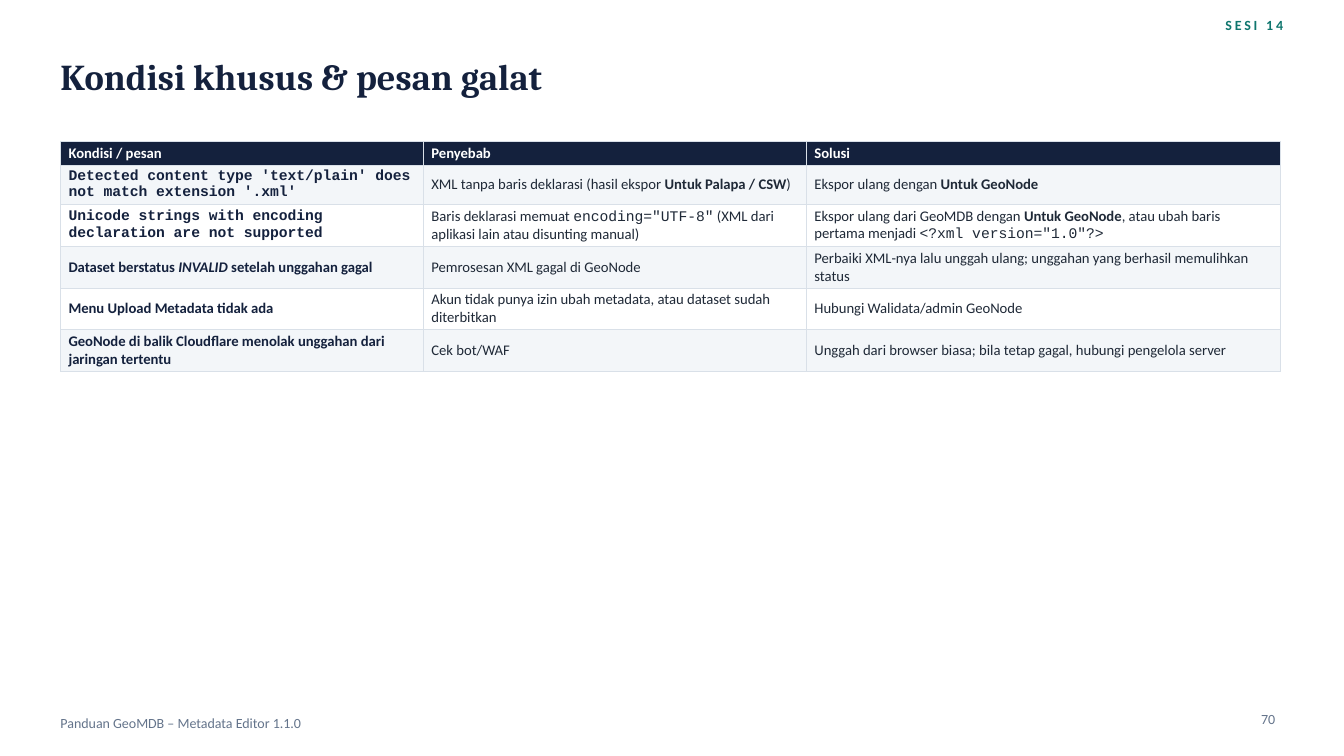
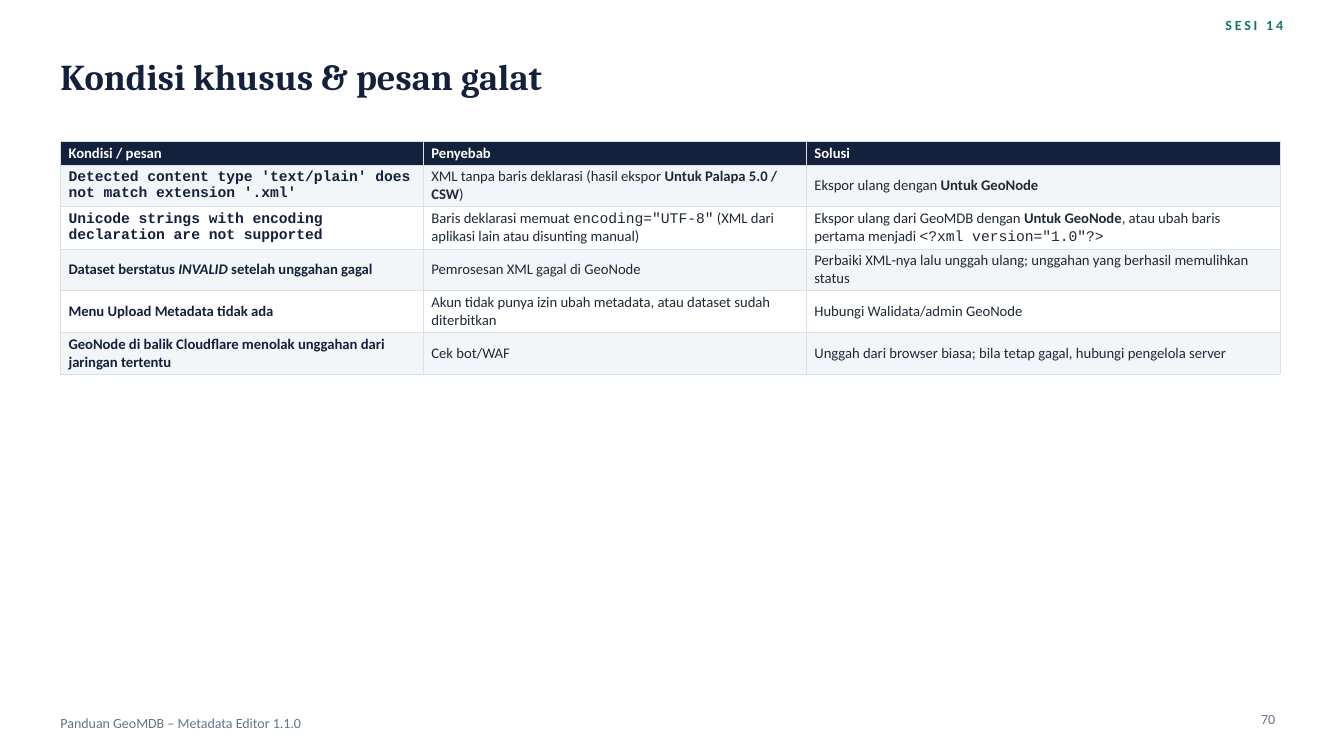
Before and after one commit to wendraalqassam/iso19115_metadata_editor, a slide deck: slide 70 of docs/Panduan-GeoMDB-Metadata-Editor.pptx. Drawn at 1344x756 pixels with LibreOffice and Linux fonts; fonts in the diff are those of the drawing. Boxes give left, top, right and bottom in pixels: in the first picture for what was removed or moved away, otherwise in the second. Text is boxed around its words. In the diff, an @@ line names an element or a change of style, - is before the commit and + after.

Commit message:
Prepare 1.1.0 for plugins.qgis.org: Palapa 5.0 label, clean scans, release ZIP contents
- Export menu: "Untuk Palapa 5.0 / CSW"; tooltip and success message say Palapa 5.1 takes only
  ISO 19115-3 from Save with "Kompatibel Sistem BIG". Deck and changelog follow.
- metadata.txt: drop supportsQt6 (removed from QGIS core; QGIS 4 support comes from
  qgisMaximumVersion=4.99).
- Release ZIP (git archive): docs/, tests/, .gitattributes and .gitignore are export-ignored;
  .flake8 is shipped (read by the plugins.qgis.org scanner; long lines are this project's style).
- flake8: unused imports, blank lines and continuation indents fixed.

Release package scan: Bandit 0, detect-secrets 0 (both blocking on plugins.qgis.org), flake8 0;
loads in QGIS 3.40.9 (8/8 smoke checks).

```diff
--- a/docs/Panduan-GeoMDB-Metadata-Editor.pptx
+++ b/docs/Panduan-GeoMDB-Metadata-Editor.pptx
@@ table at (60,141,1280,374) @@
-row 2, column 2: XML tanpa baris deklarasi (hasil ekspor Untuk Palapa / CSW)
+row 2, column 2: XML tanpa baris deklarasi (hasil ekspor Untuk Palapa 5.0 / CSW)
```
Also in this commit, not shown: 5 other slides changed, 10 other files.
